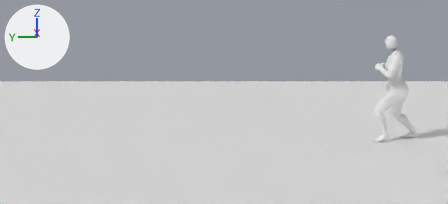
The Blender file anim-src/_preview_Forward.blend: old version first, new version second.
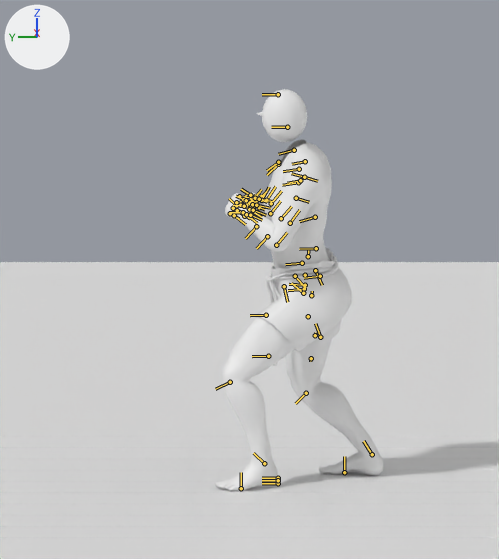
There are two pictures of each version: one from the file's camera 'CamWide', one close up on the part from 70% to 100% of the width and 6% to 79% of the height. The lights are fixed; the arrows at upper left show +X, +Y and +Z. The older version's two pictures come first. Both versions are drawn at frame 3 of the action 'StepDodgeForward'; the numbers are the values there. The bones that change, and the others that lie on the model, are drawn over the model as lines in the close-ups.

Names of what the first close-up shows: 'Cube', 'Cube.004', 'Cube.008', 'Floor', 'HIMBO - Body HP', 'HIMBO - Boxers', 'HIMBO - Feet', 'HIMBO - Hands', 'PreviewHead', 'PreviewNose' and 9 more.
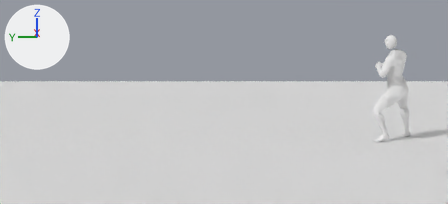
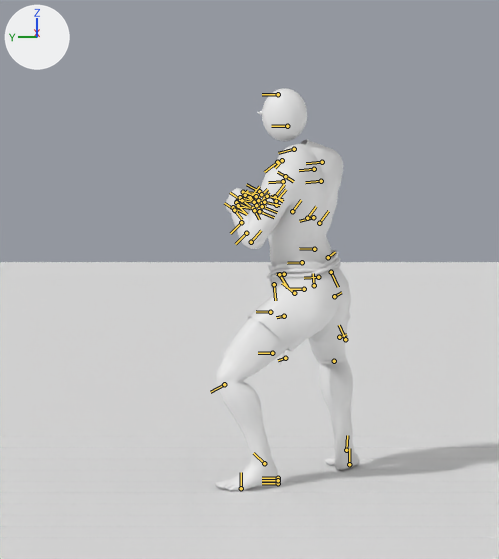
Location of each change, [x1, y1, x2, y2] in pixels of the close-ups (499 x 559 px):
'HIMBO - Body HP', posed (7% narrower): before [222, 140, 369, 450]; after [216, 140, 353, 451]
'HIMBO - Boxers', posed (7% wider): before [255, 248, 352, 366]; after [247, 250, 351, 364]
'HIMBO - Feet', posed (14% narrower, 9% taller): before [215, 436, 383, 491]; after [215, 431, 360, 491]
'PreviewHead', posed: before [262, 89, 307, 142]; after [262, 88, 307, 141]
'HIMBO - Hands', posed: before [225, 192, 267, 228]; after [226, 188, 260, 221]
'PreviewNose', posed (mostly hidden): before [257, 112, 262, 116]; after [257, 111, 262, 115]
bone 'NPC COM [COM ]', root to tip: before (304, 289) to (288, 290); after (304, 289) to (289, 289)
bone 'NPC L Thigh [LThg]', root to tip: before (303, 293) to (291, 283); after (294, 293) to (282, 283)
bone 'NPC L Calf [LClf]', root to tip: before (230, 382) to (215, 389); after (224, 384) to (210, 392)
bone 'NPC R Thigh [RThg]', root to tip: before (305, 285) to (289, 284); after (314, 285) to (313, 273)
bone 'NPC R Calf [RClf]', root to tip: before (306, 393) to (295, 403); after (334, 361) to (335, 362)
bone 'NPC R Foot [Rft ]', root to tip: before (372, 454) to (363, 441); after (346, 450) to (347, 435)
bone 'NPC R Toe0 [RToe]', root to tip: before (344, 472) to (344, 456); after (349, 464) to (349, 448)
bone 'NPC Neck [Neck]', root to tip: before (294, 150) to (278, 154); after (294, 149) to (278, 153)
bone 'NPC Head [Head]', root to tip: before (287, 127) to (271, 127); after (287, 126) to (271, 126)

The change, as a diff of the scene's bpy script:
```diff
--- a/anim-src/_preview_Forward.blend.py
+++ b/anim-src/_preview_Forward.blend.py
@@ bone_npc_com__com @@
 bone_npc_com__com = bpy.data.objects['StepDodge_Skeleton'].pose.bones['NPC COM [COM ]']  # child of 'NPC Root [Root]'
-bone_npc_com__com.rotation_quaternion = (0.999, -0.039, -0.008, -0.016)  # degrees (-4, -1, -2)
+bone_npc_com__com.rotation_quaternion = (0.972, -0.04, 0.0, -0.232)  # degrees (-4, -1, -27)
@@ bone_npc_l_thigh__lthg @@
 bone_npc_l_thigh__lthg = bpy.data.objects['StepDodge_Skeleton'].pose.bones['NPC L Thigh [LThg]']  # child of 'NPC Pelvis [Pelv]'
-bone_npc_l_thigh__lthg.rotation_quaternion = (0.909, -0.396, 0.018, -0.127)  # degrees (-47, -4, -14)
+bone_npc_l_thigh__lthg.rotation_quaternion = (0.876, -0.344, 0.089, -0.325)  # degrees (-42, -4, -39)
@@ bone_npc_l_calf__lclf @@
 bone_npc_l_calf__lclf = bpy.data.objects['StepDodge_Skeleton'].pose.bones['NPC L Calf [LClf]']  # child of 'NPC L Thigh [LThg]'
-bone_npc_l_calf__lclf.rotation_quaternion = (0.88, 0.474, -0.002, 0.0)  # degrees (57, 0, 0)
+bone_npc_l_calf__lclf.rotation_quaternion = (0.874, 0.486, -0.002, 0.0)  # degrees (58, 0, 0)
@@ bone_npc_l_foot__lft @@
 bone_npc_l_foot__lft = bpy.data.objects['StepDodge_Skeleton'].pose.bones['NPC L Foot [Lft ]']  # child of 'NPC L Calf [LClf]'
-bone_npc_l_foot__lft.rotation_quaternion = (0.993, -0.029, -0.084, 0.08)  # degrees (-4, -9, 10)
+bone_npc_l_foot__lft.rotation_quaternion = (0.991, -0.058, -0.098, 0.07)  # degrees (-8, -11, 9)
@@ bone_npc_r_thigh__rthg @@
 bone_npc_r_thigh__rthg = bpy.data.objects['StepDodge_Skeleton'].pose.bones['NPC R Thigh [RThg]']  # child of 'NPC Pelvis [Pelv]'
-bone_npc_r_thigh__rthg.rotation_quaternion = (0.993, -0.059, -0.03, 0.097)  # degrees (-7, -3, 11)
+bone_npc_r_thigh__rthg.rotation_quaternion = (0.804, -0.251, -0.166, 0.513)  # degrees (-35, -1, 65)
@@ bone_npc_r_calf__rclf @@
 bone_npc_r_calf__rclf = bpy.data.objects['StepDodge_Skeleton'].pose.bones['NPC R Calf [RClf]']  # child of 'NPC R Thigh [RThg]'
-bone_npc_r_calf__rclf.rotation_quaternion = (0.938, 0.346, 0.002, 0.0)  # degrees (41, 0, 0)
+bone_npc_r_calf__rclf.rotation_quaternion = (0.919, 0.394, 0.002, 0.0)  # degrees (46, 0, 0)
@@ bone_npc_r_foot__rft @@
 bone_npc_r_foot__rft = bpy.data.objects['StepDodge_Skeleton'].pose.bones['NPC R Foot [Rft ]']  # child of 'NPC R Calf [RClf]'
-bone_npc_r_foot__rft.rotation_quaternion = (0.938, -0.302, 0.168, -0.014)  # degrees (-37, 18, -8)
+bone_npc_r_foot__rft.rotation_quaternion = (0.992, -0.045, 0.117, -0.032)  # degrees (-6, 13, -4)
@@ bone_npc_r_toe0__rtoe @@
 bone_npc_r_toe0__rtoe = bpy.data.objects['StepDodge_Skeleton'].pose.bones['NPC R Toe0 [RToe]']  # child of 'NPC R Foot [Rft ]'
-bone_npc_r_toe0__rtoe.rotation_quaternion = (1.0, 0.0, 0.0, 0.0)  # degrees (0, 0, 0)
+bone_npc_r_toe0__rtoe.rotation_quaternion = (0.766, 0.0, 0.643, 0.0)  # degrees (0, 80, 0)
@@ bone_npc_neck__neck @@
 bone_npc_neck__neck = bpy.data.objects['StepDodge_Skeleton'].pose.bones['NPC Neck [Neck]']  # child of 'NPC Spine2 [Spn2]'
-bone_npc_neck__neck.rotation_quaternion = (0.999, 0.041, 0.004, 0.003)  # degrees (5, 0, 0)
+bone_npc_neck__neck.rotation_quaternion = (0.993, 0.041, -0.026, 0.107)  # degrees (4, -3, 12)
@@ bone_npc_head__head @@
 bone_npc_head__head = bpy.data.objects['StepDodge_Skeleton'].pose.bones['NPC Head [Head]']  # child of 'NPC Neck [Neck]'
-bone_npc_head__head.rotation_quaternion = (0.999, 0.041, 0.004, 0.002)  # degrees (5, 0, 0)
+bone_npc_head__head.rotation_quaternion = (0.993, 0.041, -0.005, 0.11)  # degrees (5, -1, 13)
```
